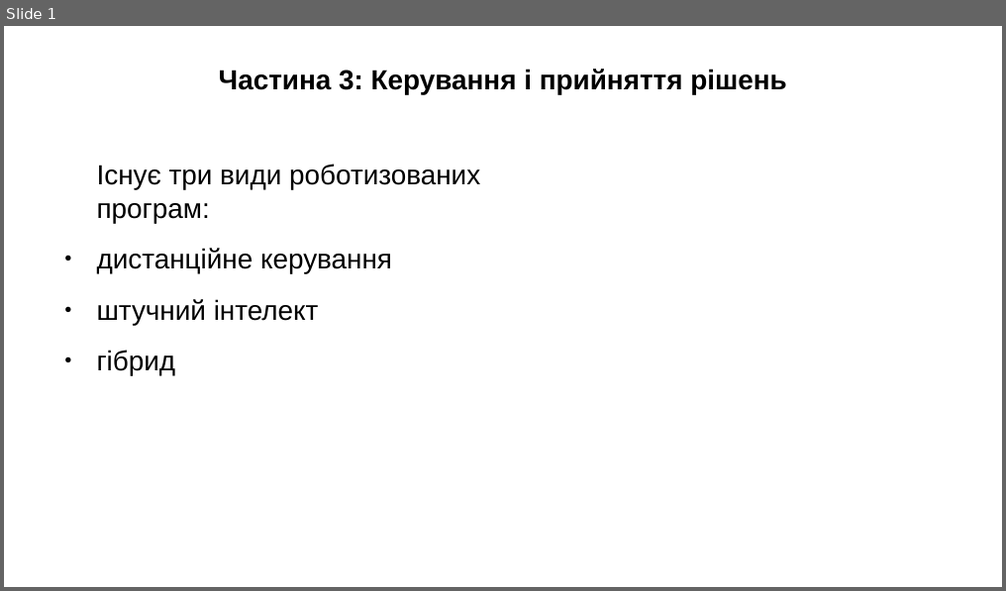
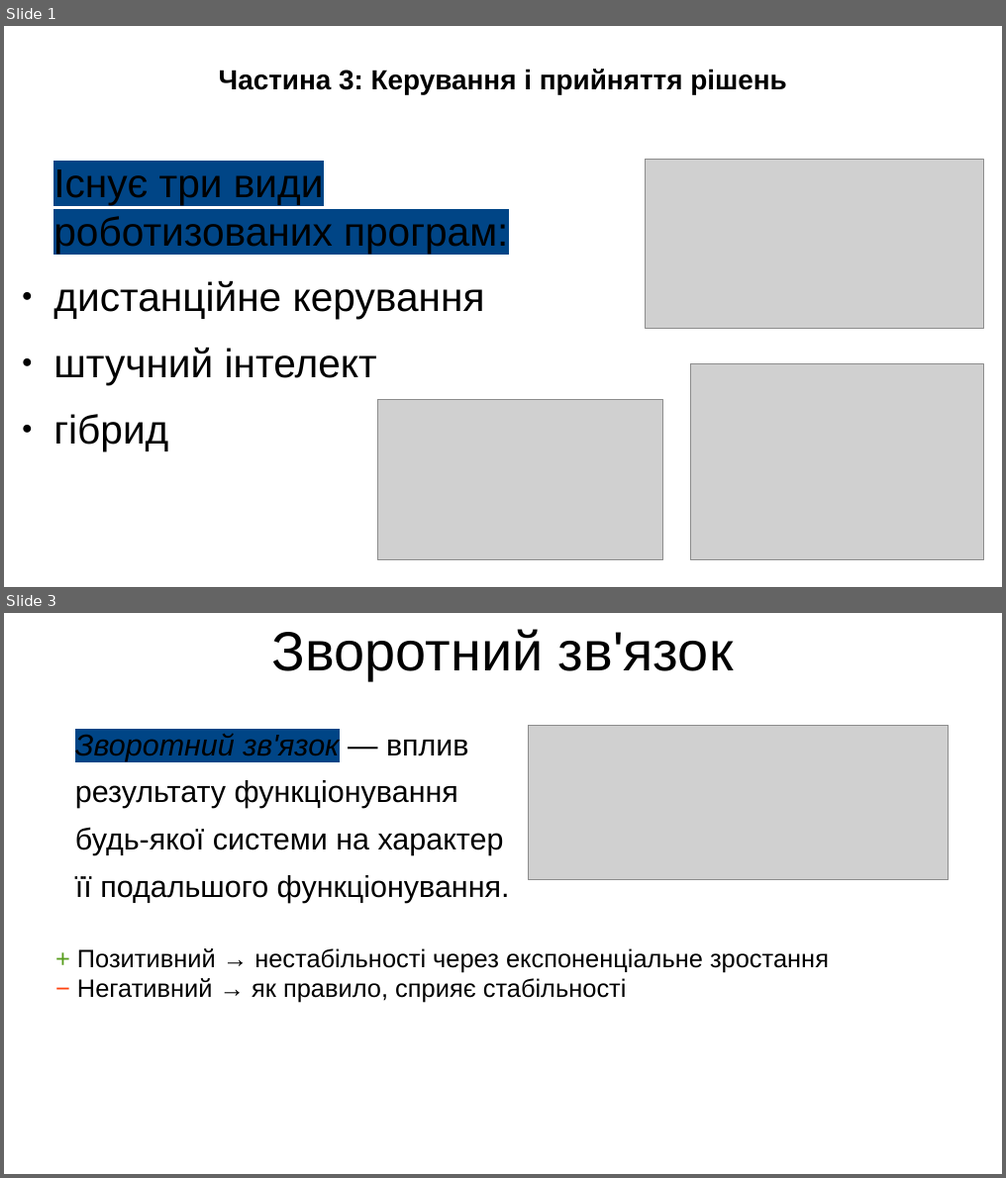
Before and after one commit to viacheslav-davydenko-26-kse/kse-cs101-group-presentation, a slide deck: blocks/03_viacheslav/assets/slides.odp. Shown one above the other, each under a label of ours: slide 1 before the commit, slides 1 and 3 after it; the slides between them are not shown. The pictures are 1006x591 and 1006x1178 pixels, drawn with LibreOffice and Linux fonts; fonts in the diff are those of the drawing; grey boxes stand for pictures. Boxes give left, top, right and bottom in pixels: in the first picture for what was removed or moved away, otherwise in the second. Text is boxed around its words. In the diff, an @@ line names an element or a change of style, - is before the commit and + after.

```diff
--- a/blocks/03_viacheslav/assets/slides.odp
+++ b/blocks/03_viacheslav/assets/slides.odp
@@ slide 3 added at (x1=4, y1=613, x2=1002, y2=1174), background #FFFFFF @@
@@ title added at (x1=272, y1=629, x2=734, y2=680), 44 pt, text #000000 @@
+Зворотний зв'язок
@@ picture added at (x1=529, y1=725, x2=948, y2=880) @@
@@ text added at (x1=75, y1=733, x2=510, y2=903), 24.1 pt, text #000000 @@
+Зворотний зв'язок — вплив результату функціонування будь-якої системи на характер її подальшого функціонування.
@@ text added at (x1=77, y1=949, x2=829, y2=1003), 20 pt, text #000000 @@
++ Позитивний → нестабільності через експоненціальне зростання
+− Негативний → як правило, сприяє стабільності
@@ slide 1 changed as well @@
@@ text "Існує три види роботизованих програм:" moved from (x1=97, y1=164, x2=480, y2=375) to (x1=54, y1=170, x2=508, y2=452) @@
@@ text "Існує три види роботизованих програм:" at (x1=54, y1=170, x2=508, y2=452): size 22 to 32 pt; highlight none to #004586 in "Існує три види роботизованих програм:" @@
@@ picture added at (x1=647, y1=160, x2=985, y2=329) @@
@@ picture added at (x1=690, y1=365, x2=985, y2=562) @@
@@ picture added at (x1=377, y1=400, x2=663, y2=561) @@
```
Also in this commit, not shown: 9 other slides added, 5 other files.
